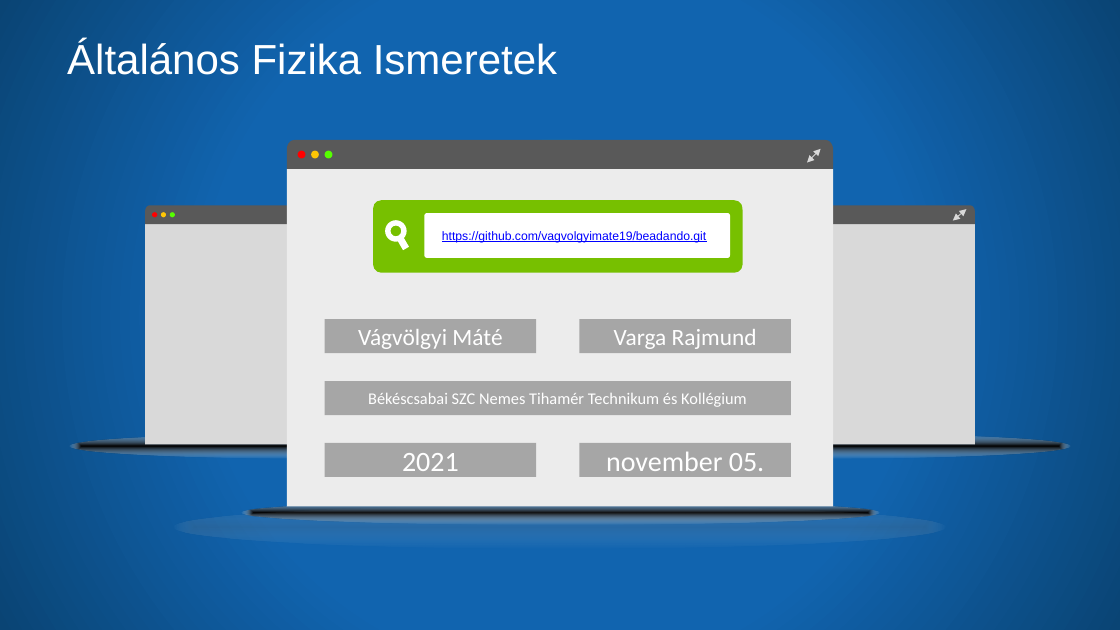
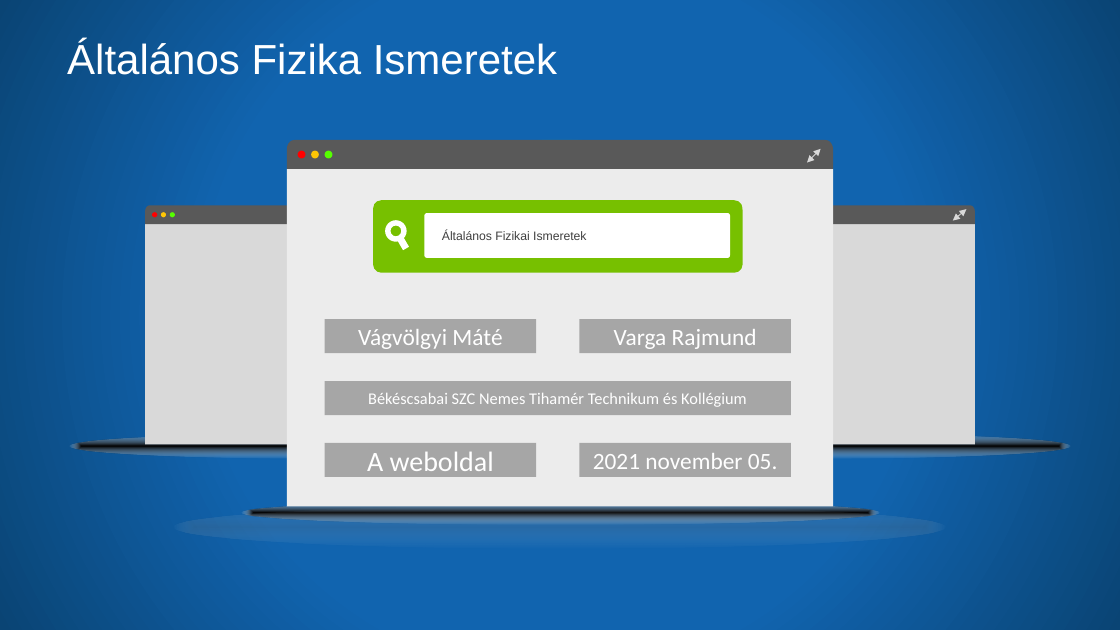
Before and after one commit to Palacsinta002/beadando.io, a slide deck: slide 1 of Dokumentáció.pptx. Drawn at 1120x630 pixels with LibreOffice and Linux fonts; fonts in the diff are those of the drawing. Boxes give left, top, right and bottom in pixels: in the first picture for what was removed or moved away, otherwise in the second. Text is boxed around its words. In the diff, an @@ line names an element or a change of style, - is before the commit and + after.

```diff
--- a/Dokumentáció.pptx
+++ b/Dokumentáció.pptx
@@ text in rounded rectangle at bbox=[442, 230, 586, 240]: text changed; text colour #0000FF to #404040 @@
-https://github.com/vagvolgyimate19/beadando.git
+Általános Fizikai Ismeretek
@@ text in rectangle at bbox=[367, 452, 494, 471]: text changed @@
-2021
+A weboldal
@@ text in rectangle at bbox=[593, 453, 778, 469]: text changed; size 24 to 20 pt @@
-november 05.
+2021 november 05.
```
Also in this commit, not shown: 5 other slides changed, 1 slide removed.
